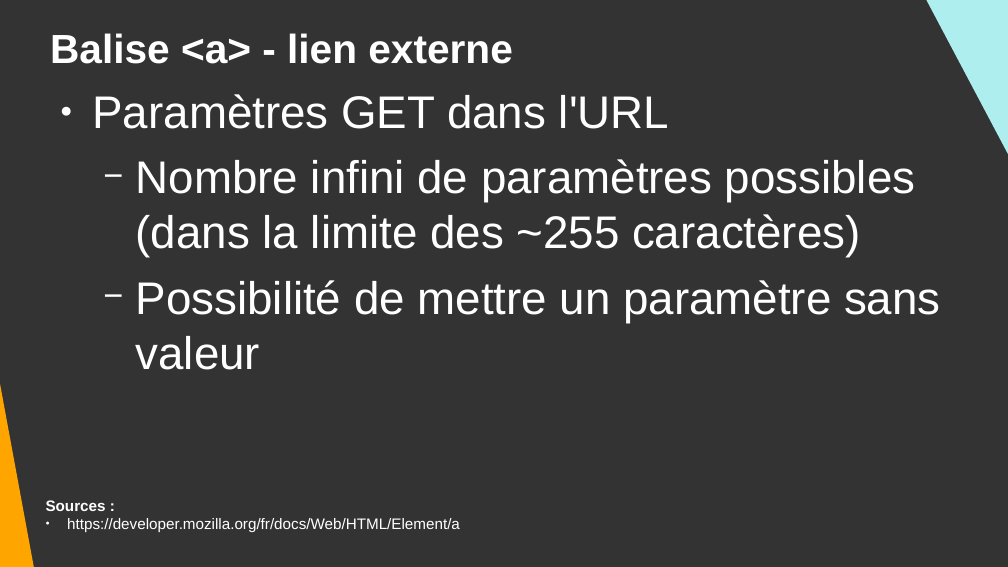
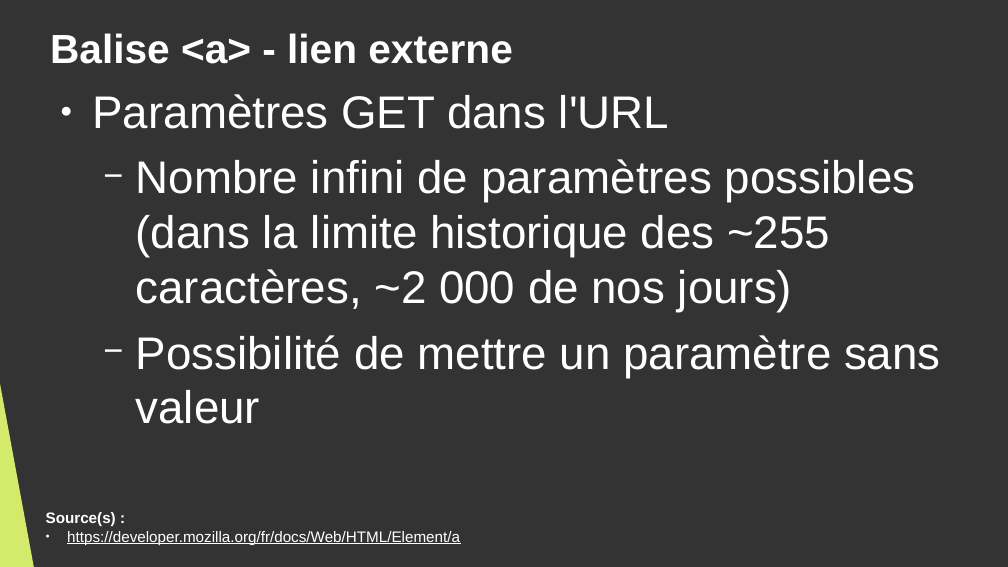
Before and after one commit to DanYellow/cours, a slide deck: slide 24 of integration-web-s1/travaux-pratiques/numero-6/presentation.odp (slide 22 before the commit). Drawn at 1008x567 pixels with LibreOffice and Linux fonts; fonts in the diff are those of the drawing. Boxes give left, top, right and bottom in pixels: in the first picture for what was removed or moved away, otherwise in the second. Text is boxed around its words. In the diff, an @@ line names an element or a change of style, - is before the commit and + after.

```diff
--- a/integration-web-s1/travaux-pratiques/numero-6/presentation.odp
+++ b/integration-web-s1/travaux-pratiques/numero-6/presentation.odp
@@ right triangle removed at <box>915,0,1008,271</box> @@
@@ right triangle at <box>0,87,37,567</box>: fill #FFA500 to #D4EA6B @@
@@ text at <box>136,159,916,312</box>: text changed @@
-  − Nombre infini de paramètres possibles (dans la limite des ~255 caractères)
+  − Nombre infini de paramètres possibles (dans la limite historique des ~255 caractères, ~2 000 de nos jours)
@@ text "Source(s) :": place and size @@
-text "Source(s) :" at <box>46,500,460,532</box>
+text "Source(s) :" at <box>46,512,460,545</box>
@@ text at <box>46,512,116,526</box>: text changed @@
-Sources :
+Source(s) :
@@ text at <box>67,531,460,545</box>: underline on in "https://developer.mozilla.org/fr/docs/Web/HTML/Element/a" @@
```
Also in this commit, not shown: 17 other slides changed, 4 slides added, 3 other files.
